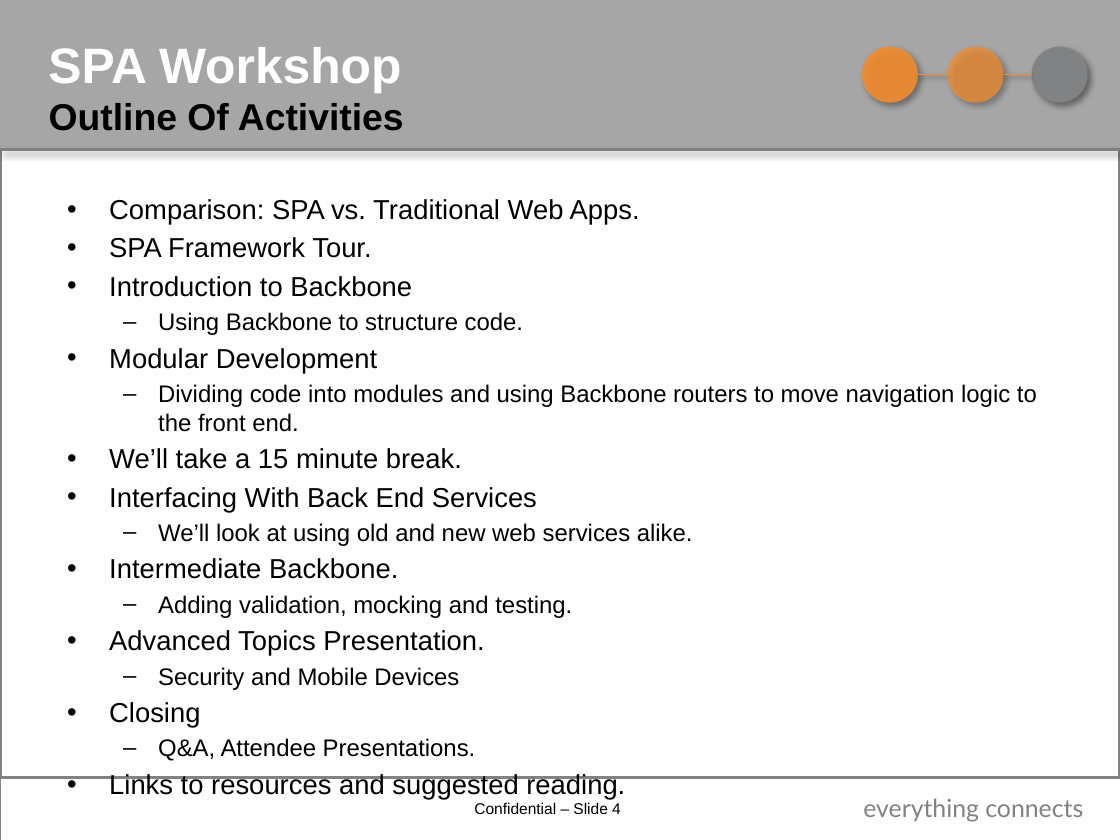
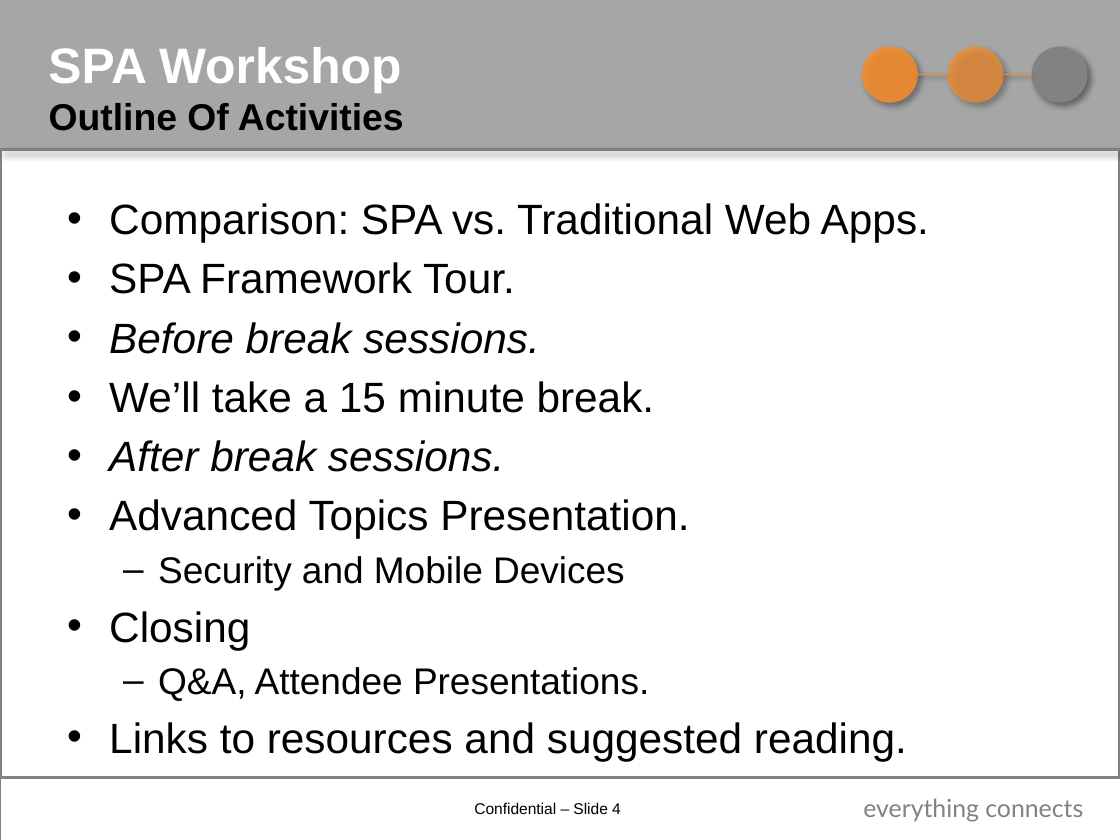
Before and after one commit to georgefrick/BBWorkshopKnockout, a slide deck: slide 4 of presentation/SPA_workshop.pptx. Drawn at 1120x840 pixels with LibreOffice and Linux fonts; fonts in the diff are those of the drawing; background and template pictures are left out. Boxes give left, top, right and bottom in pixels: in the first picture for what was removed or moved away, otherwise in the second. Text is boxed around its words. In the diff, an @@ line names an element or a change of style, - is before the commit and + after.

```diff
--- a/presentation/SPA_workshop.pptx
+++ b/presentation/SPA_workshop.pptx
@@ text at <box>109,203,929,754</box>: size 17.6 to 27.2 pt in "Comparison: SPA vs. Traditional Web Apps.", "SPA Framework Tour.", "We’ll take a 15 minute break.", "Advanced Topics Presentation." and 2 more places; size 15.4 to 23.8 pt in "Security and Mobile Devices", "Q&A, Attendee Presentations."; more space between paragraphs @@
@@ text at <box>109,322,539,354</box>: text changed; size 15.4 to 27.2 pt; italic on @@
-• Introduction to Backbone
-  – Using Backbone to structure code.
-• Modular Development
-  – Dividing code into modules and using Backbone routers to move navigation logic to the front end.
+• Before break sessions.
@@ text at <box>109,440,504,472</box>: text changed; size 15.4 to 27.2 pt; italic on @@
-• Interfacing With Back End Services
-  – We’ll look at using old and new web services alike.
-• Intermediate Backbone.
-  – Adding validation, mocking and testing.
+• After break sessions.
```
Also in this commit, not shown: 4 other slides changed, 4 other files.
